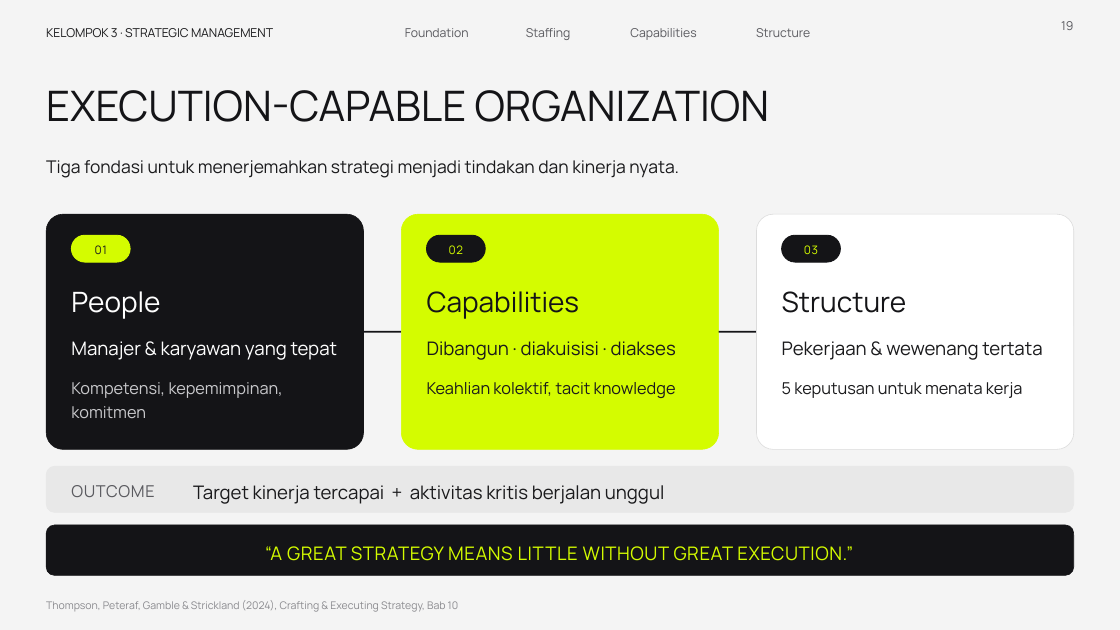
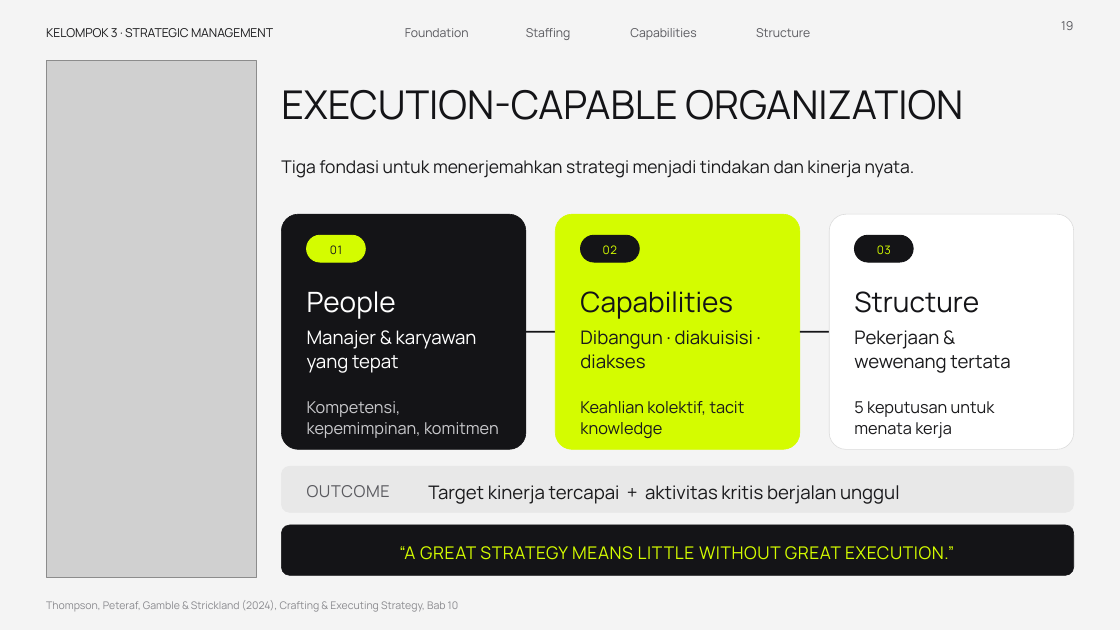
Before and after one commit to aslihabnuri/Dom-Manipulation, a slide deck: slide 19 of presentasi_ch10_kelompok3/SMJKT_Group 3_Aslih_Chapter 10 Strategy Execution.pptx. Drawn at 1120x630 pixels with LibreOffice and Linux fonts; fonts in the diff are those of the drawing; grey boxes stand for pictures. Boxes give left, top, right and bottom in pixels: in the first picture for what was removed or moved away, otherwise in the second. Text is boxed around its words. In the diff, an @@ line names an element or a change of style, - is before the commit and + after.

```diff
--- a/presentasi_ch10_kelompok3/SMJKT_Group 3_Aslih_Chapter 10 Strategy Execution.pptx
+++ b/presentasi_ch10_kelompok3/SMJKT_Group 3_Aslih_Chapter 10 Strategy Execution.pptx
@@ picture added at (x1=46, y1=60, x2=256, y2=577) @@
@@ text "EXECUTION-CAPABLE ORGANIZATION" moved from (x1=46, y1=90, x2=769, y2=122) to (x1=281, y1=90, x2=963, y2=120) @@
@@ text "EXECUTION-CAPABLE ORGANIZATION" at (x1=281, y1=90, x2=963, y2=120): size 36 to 34 pt @@
@@ text "Tiga fondasi untuk menerjemahkan strategi ..." moved from (x1=46, y1=160, x2=679, y2=178) to (x1=281, y1=160, x2=915, y2=178) @@
@@ rounded rectangle resized from (x1=46, y1=214, x2=364, y2=450) to (x1=281, y1=214, x2=526, y2=450) @@
@@ 2 texts, 1 rounded rectangle moved together from (x1=71, y1=235, x2=154, y2=497) to (x1=307, y1=235, x2=390, y2=497) @@
@@ rounded rectangle resized from (x1=402, y1=214, x2=719, y2=450) to (x1=555, y1=214, x2=800, y2=450) @@
@@ rounded rectangle moved from (x1=427, y1=235, x2=486, y2=262) to (x1=581, y1=235, x2=639, y2=262) @@
@@ text "02" moved from (x1=449, y1=245, x2=463, y2=254) to (x1=603, y1=245, x2=617, y2=254) @@
@@ rounded rectangle resized from (x1=757, y1=214, x2=1075, y2=450) to (x1=829, y1=214, x2=1074, y2=450) @@
@@ rounded rectangle moved from (x1=782, y1=235, x2=841, y2=262) to (x1=854, y1=235, x2=913, y2=262) @@
@@ text "03" moved from (x1=804, y1=245, x2=818, y2=254) to (x1=877, y1=245, x2=891, y2=254) @@
@@ text "People" moved from (x1=71, y1=291, x2=160, y2=319) to (x1=307, y1=291, x2=396, y2=319) @@
@@ text "Capabilities" moved from (x1=427, y1=291, x2=580, y2=319) to (x1=580, y1=291, x2=733, y2=319) @@
@@ text "Structure" moved from (x1=782, y1=291, x2=907, y2=313) to (x1=854, y1=291, x2=979, y2=313) @@
@@ text "Manajer & karyawan yang tepat" moved from (x1=71, y1=341, x2=337, y2=360) to (x1=307, y1=330, x2=477, y2=373) @@
@@ text "Dibangun · diakuisisi · diakses" moved from (x1=427, y1=341, x2=676, y2=360) to (x1=580, y1=330, x2=754, y2=369) @@
@@ text "Pekerjaan & wewenang tertata" moved from (x1=782, y1=341, x2=1042, y2=360) to (x1=854, y1=330, x2=1010, y2=373) @@
@@ line moved from (364, 332) - (402, 332) to (526, 332) - (555, 332) @@
@@ line moved from (719, 332) - (757, 332) to (800, 332) - (829, 332) @@
@@ line spacing 1.22 to 1.1 in 6 elements at (x1=854, y1=330, x2=1010, y2=373), (x1=854, y1=401, x2=995, y2=438), (x1=580, y1=330, x2=754, y2=369), (x1=580, y1=401, x2=745, y2=438), (x1=307, y1=330, x2=477, y2=373), (x1=307, y1=401, x2=499, y2=438) @@
@@ text "Kompetensi, kepemimpinan, komitmen" moved from (x1=71, y1=382, x2=283, y2=418) to (x1=307, y1=401, x2=499, y2=438) @@
@@ text "Keahlian kolektif, tacit knowledge" moved from (x1=427, y1=382, x2=676, y2=398) to (x1=580, y1=401, x2=745, y2=438) @@
@@ text "5 keputusan untuk menata kerja" moved from (x1=782, y1=382, x2=1023, y2=398) to (x1=854, y1=401, x2=995, y2=438) @@
@@ rounded rectangle resized from (x1=46, y1=466, x2=1074, y2=513) to (x1=281, y1=466, x2=1074, y2=513) @@
@@ text "Target kinerja tercapai + aktivitas ..." moved from (x1=193, y1=485, x2=665, y2=504) to (x1=428, y1=485, x2=900, y2=504) @@
@@ rounded rectangle resized from (x1=46, y1=525, x2=1074, y2=576) to (x1=281, y1=525, x2=1074, y2=576) @@
@@ text "“A GREAT STRATEGY MEANS LITTLE ..." moved from (x1=265, y1=546, x2=853, y2=561) to (x1=399, y1=546, x2=954, y2=560) @@
@@ text "“A GREAT STRATEGY MEANS LITTLE ..." at (x1=399, y1=546, x2=954, y2=560): size 16 to 15 pt @@
```
Also in this commit, not shown: 4 other slides changed, 1 other file.
